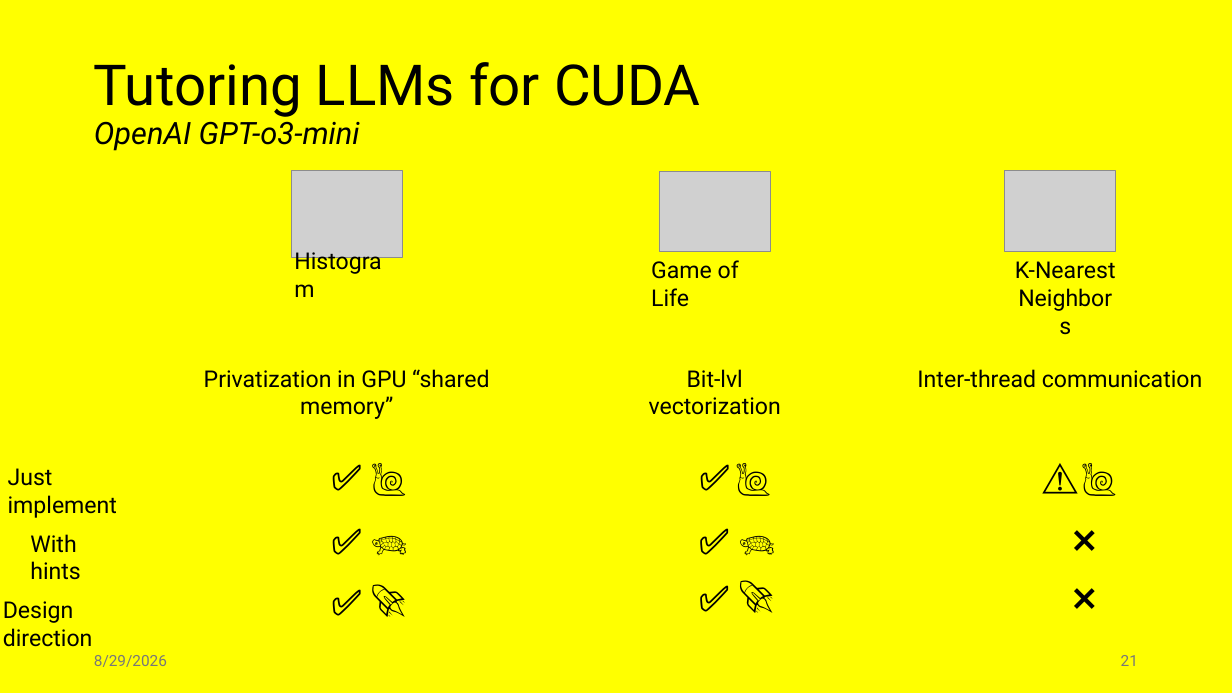
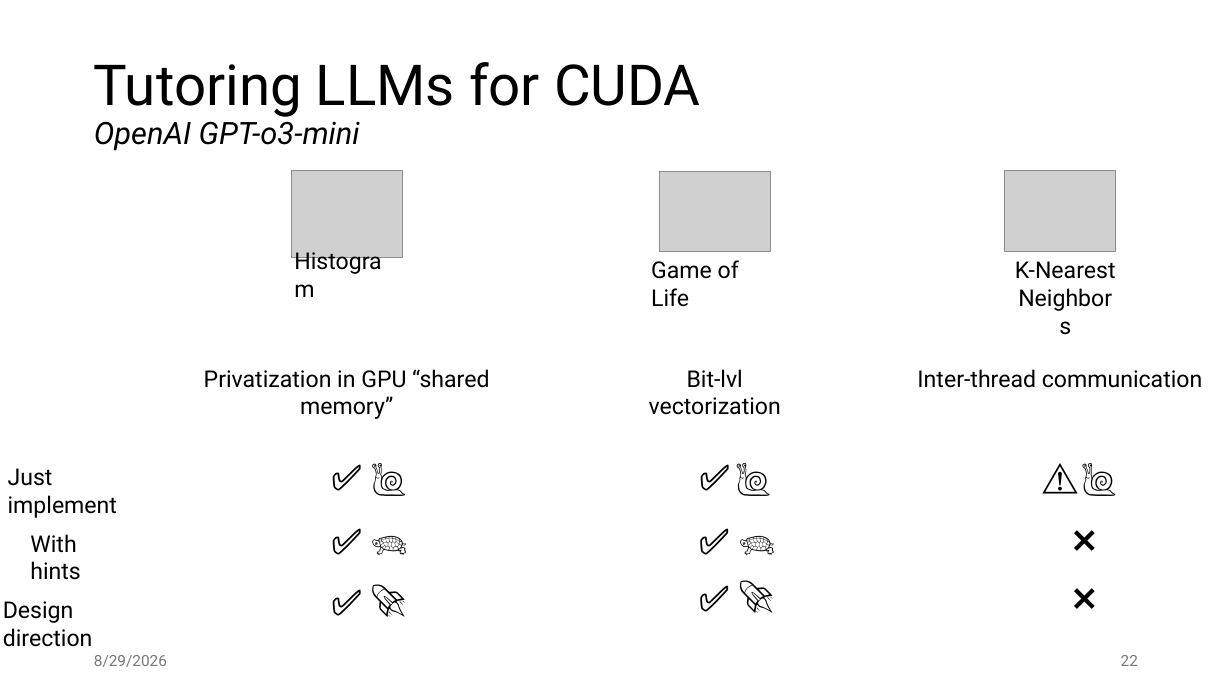
Before and after one commit to jiriklepl/phd-thesis, a slide deck: slide 22 of slides/Optimizing Memory Layouts and Traversal Orders in High-Performance Computing.pptx (slide 21 before the commit). Drawn at 1232x693 pixels with LibreOffice and Linux fonts; fonts in the diff are those of the drawing; grey boxes stand for pictures. Boxes give left, top, right and bottom in pixels: in the first picture for what was removed or moved away, otherwise in the second. Text is boxed around its words. In the diff, an @@ line names an element or a change of style, - is before the commit and + after.

```diff
--- a/slides/Optimizing Memory Layouts and Traversal Orders in High-Performance Computing.pptx
+++ b/slides/Optimizing Memory Layouts and Traversal Orders in High-Performance Computing.pptx
@@ background #FFFF00 to #FFFFFF @@
@@ page number at (x1=1121, y1=655, x2=1138, y2=666): text changed @@
-21
+22
```
Also in this commit, not shown: 13 other slides changed, 2 slides added, 1 slide removed.
